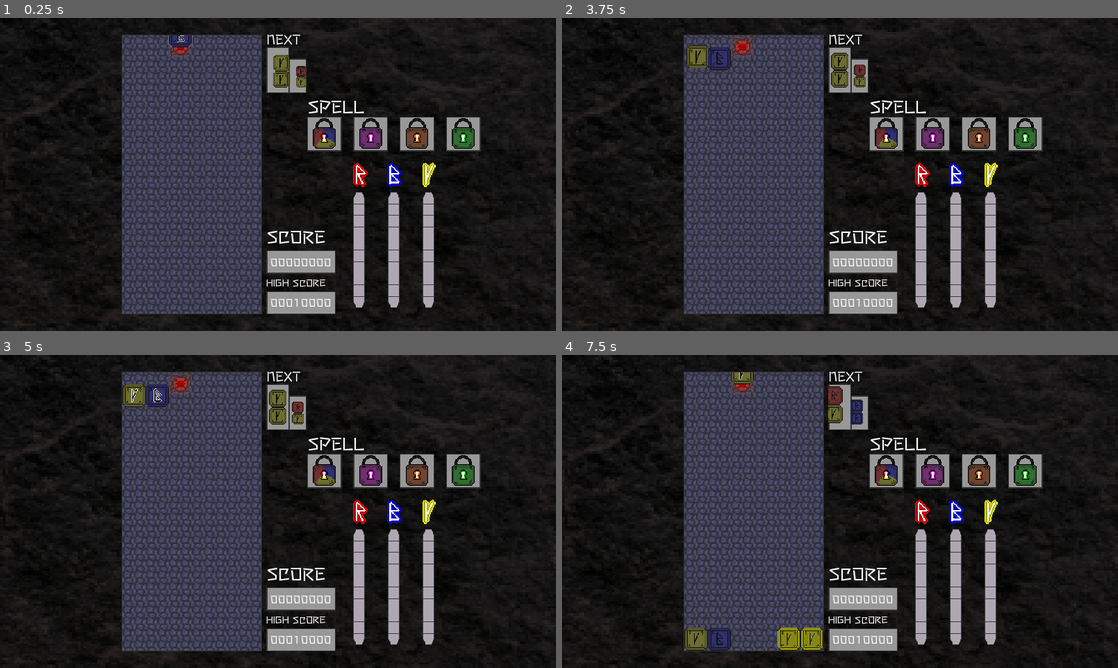
Above: before the commit, frames 1-4 (two rows, left to right).
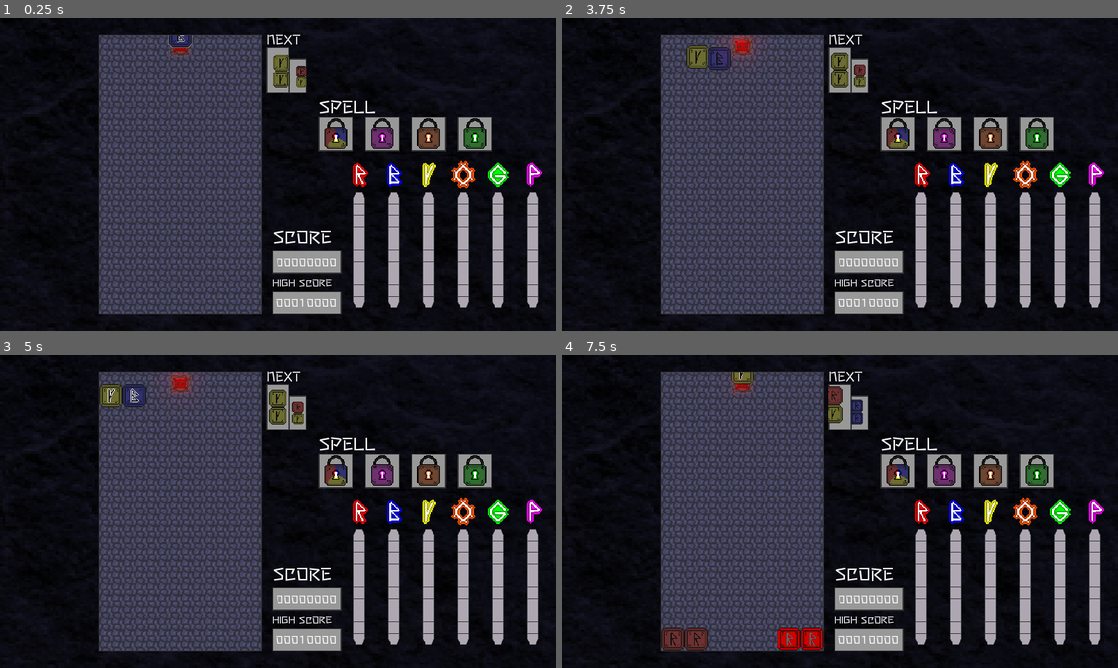
Above: after the commit, the same moments.

Repository: dreamblader/rune_ruckus
Game: Godot game, scene res://game_scene.tscn
Two runs of this game, one before a commit and one after it. Both use one fixed random seed, a clock stepped at 60 frames per second and the inputs below.
Inputs:
- Up to frame 1 (0.25 s): no input
- Up to frame 2 (3.75 s): tap Enter (ui_accept) at 0.5, 0.77, 1.25, 1.52, 2, 3.02 s; hold Right (ui_right) 0.53-1.28 s; hold S (drop) 0.53-1.28 s; hold Down (ui_down) 1.28-2.03 s; tap A (rotate_l) at 1.35 s; hold D (rotate_r) 2.03-2.78 s; hold Right (ui_right) 2.03-3.53 s; tap S (drop) at 2.85 s; hold Left (ui_left) from 3.53 s (still down); hold A (rotate_l) from 3.53 s (still down)
- Up to frame 3 (5 s): keep holding Left (ui_left); tap Enter (ui_accept) at 3.77, 4.52 s; release A (rotate_l) at 4.28 s; tap D (rotate_r) at 4.35 s
- Up to frame 4 (7.5 s): release Left (ui_left) at 5.03 s; hold Down (ui_down) 5.03-5.78 s; hold S (drop) 5.03-5.78 s; hold Right (ui_right) from 5.78 s (still down); tap A (rotate_l) at 5.85 s; tap Enter (ui_accept) at 6.02, 6.77 s; hold D (rotate_r) 6.53-7.28 s; tap S (drop) at 7.35 s

The runs differ from the first frame. In frame 1, 11% of the frame differs, in the area x 17-98%, y 5-95%; in frame 2, 11%; in frame 3, 12%; in frame 4, 12%.

Commit message:
added death shader added death tile and scripts added extra column in the game added light in the orbs

Diff:
--- a/game_scene.tscn
+++ b/game_scene.tscn
@@ -1,10 +1,11 @@
-[gd_scene load_steps=8 format=2]
+[gd_scene load_steps=10 format=2]
 
 [ext_resource path="res://main/board.tscn" type="PackedScene" id=1]
 [ext_resource path="res://ui/data_content_scene.tscn" type="PackedScene" id=2]
 [ext_resource path="res://game_script.gd" type="Script" id=3]
 [ext_resource path="res://misc/backgrounds/wall.jpg" type="Texture" id=4]
 [ext_resource path="res://misc/orb/orb_scene.tscn" type="PackedScene" id=5]
+[ext_resource path="res://misc/backgrounds/death_shader.tres" type="Shader" id=7]
 
 [sub_resource type="Environment" id=1]
 background_mode = 4
@@ -19,6 +20,10 @@
 border_width_bottom = 3
 border_color = Color( 0.2, 0.2, 0.2, 1 )
 
+[sub_resource type="ShaderMaterial" id=3]
+shader = ExtResource( 7 )
+shader_param/enabled = false
+
 [node name="Game" type="Control"]
 pause_mode = 2
 anchor_right = 1.0
@@ -30,7 +35,7 @@
 environment = SubResource( 1 )
 
 [node name="Background" type="TextureRect" parent="."]
-modulate = Color( 0.305882, 0.286275, 0.286275, 1 )
+modulate = Color( 0.1512, 0.1512, 0.27, 1 )
 anchor_right = 1.0
 anchor_bottom = 1.0
 texture = ExtResource( 4 )
@@ -42,22 +47,22 @@
 custom_constants/separation = 0
 
 [node name="LeftPadding" type="MarginContainer" parent="Content"]
-margin_right = 420.0
+margin_right = 340.0
 margin_bottom = 1080.0
-rect_min_size = Vector2( 420, 0 )
+rect_min_size = Vector2( 340, 0 )
 custom_constants/margin_right = 0
 custom_constants/margin_top = 0
 custom_constants/margin_left = 0
 custom_constants/margin_bottom = 0
 
 [node name="MidContainer" type="MarginContainer" parent="Content"]
-margin_left = 420.0
+margin_left = 340.0
 margin_right = 900.0
 margin_bottom = 1080.0
-rect_min_size = Vector2( 480, 0 )
+rect_min_size = Vector2( 560, 0 )
 
 [node name="Control" type="Control" parent="Content/MidContainer"]
-margin_right = 480.0
+margin_right = 560.0
 margin_bottom = 1080.0
 
 [node name="ViewPortBorder" type="PanelContainer" parent="Content/MidContainer/Control"]
@@ -67,14 +72,15 @@
 custom_styles/panel = SubResource( 2 )
 
 [node name="ViewportContainer" type="ViewportContainer" parent="Content/MidContainer/Control/ViewPortBorder"]
+material = SubResource( 3 )
 margin_left = 3.0
 margin_top = 3.0
-margin_right = 483.0
+margin_right = 563.0
 margin_bottom = 963.0
-rect_min_size = Vector2( 480, 960 )
+rect_min_size = Vector2( 560, 960 )
 
 [node name="Viewport" type="Viewport" parent="Content/MidContainer/Control/ViewPortBorder/ViewportContainer"]
-size = Vector2( 480, 960 )
+size = Vector2( 560, 960 )
 handle_input_locally = false
 render_target_update_mode = 3
 
@@ -91,6 +97,7 @@
 custom_constants/margin_bottom = 0
 
 [node name="DataContent" parent="Content/RightContainer" instance=ExtResource( 2 )]
+margin_right = 1020.0
 
 [connection signal="emit_chain" from="Content/MidContainer/Control/ViewPortBorder/ViewportContainer/Viewport/Board" to="." method="_on_Board_emit_chain"]
 [connection signal="emit_orb" from="Content/MidContainer/Control/ViewPortBorder/ViewportContainer/Viewport/Board" to="." method="_on_Board_emit_orb"]
--- a/main/board.tscn
+++ b/main/board.tscn
@@ -1,10 +1,11 @@
-[gd_scene load_steps=8 format=2]
+[gd_scene load_steps=9 format=2]
 
 [ext_resource path="res://misc/backgrounds/board_backdrop.png" type="Texture" id=1]
 [ext_resource path="res://main/board_script.gd" type="Script" id=2]
 [ext_resource path="res://main/player.tscn" type="PackedScene" id=3]
 [ext_resource path="res://main/death_tile.tscn" type="PackedScene" id=4]
 [ext_resource path="res://runes/rune_scene.tscn" type="PackedScene" id=5]
+[ext_resource path="res://misc/backgrounds/dead_scene.tscn" type="PackedScene" id=6]
 
 [sub_resource type="RectangleShape2D" id=2]
 extents = Vector2( 40, 600 )
@@ -18,14 +19,14 @@
 rune_scene = ExtResource( 5 )
 
 [node name="Background" type="TextureRect" parent="."]
-margin_right = 240.0
+margin_right = 280.0
 margin_bottom = 480.0
 rect_scale = Vector2( 2, 2 )
 texture = ExtResource( 1 )
 stretch_mode = 2
 
 [node name="DeathTile" parent="." instance=ExtResource( 4 )]
-position = Vector2( 200, 40 )
+position = Vector2( 280, 40 )
 
 [node name="WallLeft" type="StaticBody2D" parent="."]
 position = Vector2( -80, 0 )
@@ -44,7 +45,7 @@
 color = Color( 0, 0, 0, 1 )
 
 [node name="Floor" type="StaticBody2D" parent="."]
-position = Vector2( 240, 960 )
+position = Vector2( 280, 960 )
 __meta__ = {
 "_edit_group_": true
 }
@@ -58,13 +59,13 @@
 anchor_top = 0.5
 anchor_right = 0.5
 anchor_bottom = 0.5
-margin_left = -240.0
-margin_right = 240.0
+margin_left = -280.0
+margin_right = 280.0
 margin_bottom = 130.0
 color = Color( 0, 0, 0, 1 )
 
 [node name="WallRigth" type="StaticBody2D" parent="."]
-position = Vector2( 480, 0 )
+position = Vector2( 560, 0 )
 __meta__ = {
 "_edit_group_": true
 }
@@ -80,6 +81,15 @@
 
 [node name="Player" parent="." instance=ExtResource( 3 )]
 pause_mode = 1
-position = Vector2( 160, -40 )
+position = Vector2( 240, -40 )
+
+[node name="Death" type="Node2D" parent="."]
+visible = false
+position = Vector2( 280, 40 )
+__meta__ = {
+"_edit_group_": true
+}
+
+[node name="Death" parent="Death" instance=ExtResource( 6 )]
 
 [connection signal="place_runes" from="Player" to="." method="_on_Player_place_runes"]
--- a/main/board_script.gd
+++ b/main/board_script.gd
@@ -23,12 +23,14 @@
 export (PackedScene) var rune_scene
 
 onready var player = $Player
+onready var death_tile = $DeathTile
 
 signal emit_orb(at_position)
 signal emit_preview_runes(preview_runes)
 signal emit_score(value)
 signal emit_chain(value)
 signal submit_score()
+signal game_over()
 
 
 func _input(event: InputEvent) -> void:
@@ -57,8 +59,15 @@
 
 
 func spawn_player() -> void:
-	player.respawn(next_runes.pop_front(), next_runes.pop_front())
-	generate_runes()
+	if death_tile.did_u_died():
+		game_over()
+	else:
+		player.respawn(next_runes.pop_front(), next_runes.pop_front())
+		generate_runes()
+
+
+func game_over() -> void:
+	next_runes.clear()
 
 
 func solve(chain_count_start:int) -> void:
--- a/main/death_tile.tscn
+++ b/main/death_tile.tscn
@@ -1,13 +1,41 @@
-[gd_scene load_steps=2 format=2]
+[gd_scene load_steps=6 format=2]
 
 [ext_resource path="res://misc/backgrounds/death_tile.png" type="Texture" id=1]
+[ext_resource path="res://main/death_tile_script.gd" type="Script" id=2]
+
+[sub_resource type="Curve" id=2]
+_data = [ Vector2( 0, 1 ), 0.0, 0.0, 0, 0, Vector2( 1, 0.480682 ), -1.61818, 0.0, 0, 0 ]
+
+[sub_resource type="CurveTexture" id=3]
+curve = SubResource( 2 )
+
+[sub_resource type="ParticlesMaterial" id=1]
+lifetime_randomness = 1.0
+emission_shape = 2
+emission_box_extents = Vector3( 10, 10, 1 )
+flag_disable_z = true
+direction = Vector3( 0, 1, 0 )
+gravity = Vector3( 0, -30, 0 )
+orbit_velocity = 0.0
+orbit_velocity_random = 0.0
+scale = 2.0
+scale_random = 1.0
+scale_curve = SubResource( 3 )
+color = Color( 3, 0, 0, 1 )
 
 [node name="DeathTile" type="Node2D"]
 scale = Vector2( 2, 2 )
+script = ExtResource( 2 )
 
 [node name="Sprite" type="Sprite" parent="."]
 texture = ExtResource( 1 )
 
 [node name="Detector" type="RayCast2D" parent="."]
 position = Vector2( 0, -20 )
-cast_to = Vector2( 0, 40 )
+cast_to = Vector2( 0, 20 )
+
+[node name="Particles2D" type="Particles2D" parent="."]
+position = Vector2( 0, -7.5 )
+amount = 20
+speed_scale = 5.0
+process_material = SubResource( 1 )
--- /dev/null
+++ b/main/death_tile_script.gd
@@ -0,0 +1,19 @@
+extends Node2D
+
+onready var detector:RayCast2D = $Detector
+onready var sprite:Sprite = $Sprite
+
+
+# Called when the node enters the scene tree for the first time.
+func _ready() -> void:
+	pass
+
+
+func did_u_died() -> bool:
+	detector.force_raycast_update()
+	var object = detector.get_collider()
+	return is_rune(object)
+
+
+func is_rune(body) -> bool:
+	return body != null && body.get_class() == "Rune"
--- a/main/player_script.gd
+++ b/main/player_script.gd
@@ -179,7 +179,7 @@
 func respawn(pivot_rune_color: int, side_rune_color: int) -> void:
 	kill_holding(last_input_flag)
 	visible = true
-	position = Vector2(160,-40)
+	position = Vector2(240,-40)
 	reset_rotation()
 	pivot_rune.color = pivot_rune_color
 	side_rune.color = side_rune_color
--- /dev/null
+++ b/misc/backgrounds/dead_scene.tscn
@@ -0,0 +1,128 @@
+[gd_scene load_steps=15 format=2]
+
+[ext_resource path="res://misc/orb/orb.png" type="Texture" id=1]
+[ext_resource path="res://ui/symbols/death_symbol.png" type="Texture" id=2]
+
+[sub_resource type="Curve" id=1]
+_data = [ Vector2( 0, 1 ), 0.0, 0.0, 0, 0, Vector2( 1, 0 ), 0.0, 0.0, 0, 0 ]
+
+[sub_resource type="CurveTexture" id=2]
+curve = SubResource( 1 )
+
+[sub_resource type="ParticlesMaterial" id=3]
+emission_shape = 1
+emission_sphere_radius = 30.0
+flag_disable_z = true
+direction = Vector3( 0, -1, 0 )
+spread = 15.0
+gravity = Vector3( 0, 0, 0 )
+initial_velocity = 59.41
+orbit_velocity = 0.0
+orbit_velocity_random = 0.0
+scale = 0.15
+scale_curve = SubResource( 2 )
+color = Color( 0, 0, 0, 1 )
+
+[sub_resource type="Animation" id=4]
+length = 0.001
+tracks/0/type = "value"
+tracks/0/path = NodePath(".:position")
+tracks/0/interp = 1
+tracks/0/loop_wrap = true
+tracks/0/imported = false
+tracks/0/enabled = true
+tracks/0/keys = {
+"times": PoolRealArray( 0 ),
+"transitions": PoolRealArray( 1 ),
+"update": 0,
+"values": [ Vector2( 0, 0 ) ]
+}
+
+[sub_resource type="Animation" id=5]
+resource_name = "float"
+length = 4.0
+loop = true
+tracks/0/type = "value"
+tracks/0/path = NodePath(".:position")
+tracks/0/interp = 1
+tracks/0/loop_wrap = true
+tracks/0/imported = false
+tracks/0/enabled = true
+tracks/0/keys = {
+"times": PoolRealArray( 0, 0.5, 1, 1.5, 2, 2.5, 3, 3.5, 4 ),
+"transitions": PoolRealArray( 1, 1, 1, 1, 1, 1, 1, 1, 1 ),
+"update": 0,
+"values": [ Vector2( 0, -20 ), Vector2( 20, -20 ), Vector2( 0, 0 ), Vector2( -20, 20 ), Vector2( 0, 20 ), Vector2( 20, 20 ), Vector2( 0, 0 ), Vector2( -20, -20 ), Vector2( 0, -20 ) ]
+}
+
+[sub_resource type="Animation" id=6]
+resource_name = "hover"
+length = 4.0
+loop = true
+tracks/0/type = "value"
+tracks/0/path = NodePath(".:position")
+tracks/0/interp = 1
+tracks/0/loop_wrap = true
+tracks/0/imported = false
+tracks/0/enabled = true
+tracks/0/keys = {
+"times": PoolRealArray( 0, 1, 2, 3, 4 ),
+"transitions": PoolRealArray( 1, 1, 1, 1, 1 ),
+"update": 0,
+"values": [ Vector2( 0, 0 ), Vector2( 0, -5 ), Vector2( 0, 0 ), Vector2( 0, 5 ), Vector2( 0, 0 ) ]
+}
+
+[sub_resource type="AnimationNodeAnimation" id=7]
+animation = "hover"
+
+[sub_resource type="AnimationNodeAnimation" id=8]
+animation = "float"
+
+[sub_resource type="AnimationNodeBlend2" id=9]
+
+[sub_resource type="AnimationNodeTimeScale" id=10]
+
+[sub_resource type="AnimationNodeTimeScale" id=11]
+
+[sub_resource type="AnimationNodeBlendTree" id=12]
+graph_offset = Vector2( -452.148, 57.245 )
+nodes/Animation/node = SubResource( 8 )
+nodes/Animation/position = Vector2( -140, 80 )
+"nodes/Animation 2/node" = SubResource( 7 )
+"nodes/Animation 2/position" = Vector2( -160, 240 )
+nodes/Blend2/node = SubResource( 9 )
+nodes/Blend2/position = Vector2( 280, 100 )
+nodes/TimeScale/node = SubResource( 11 )
+nodes/TimeScale/position = Vector2( 80, 100 )
+"nodes/TimeScale 2/node" = SubResource( 10 )
+"nodes/TimeScale 2/position" = Vector2( 80, 260 )
+nodes/output/position = Vector2( 460, 160 )
+node_connections = [ "Blend2", 0, "TimeScale", "Blend2", 1, "TimeScale 2", "TimeScale 2", 0, "Animation 2", "TimeScale", 0, "Animation", "output", 0, "Blend2" ]
+
+[node name="Death" type="Node2D"]
+__meta__ = {
+"_edit_group_": true
+}
+
+[node name="Particles2D" type="Particles2D" parent="."]
+amount = 30
+lifetime = 2.0
+process_material = SubResource( 3 )
+texture = ExtResource( 1 )
+
+[node name="DeathSymbol" type="Sprite" parent="."]
+scale = Vector2( 2, 2 )
+texture = ExtResource( 2 )
+
+[node name="AnimationPlayer" type="AnimationPlayer" parent="."]
+anims/RESET = SubResource( 4 )
+anims/float = SubResource( 5 )
+anims/hover = SubResource( 6 )
+
+[node name="AnimationTree" type="AnimationTree" parent="."]
+tree_root = SubResource( 12 )
+anim_player = NodePath("../AnimationPlayer")
+active = true
+parameters/Blend2/blend_amount = 0.5
+parameters/TimeScale/scale = 0.5
+"parameters/TimeScale 2/scale" = 10.0
--- /dev/null
+++ b/misc/backgrounds/death_shader.tres
@@ -0,0 +1,25 @@
+[gd_resource type="Shader" format=2]
+
+[resource]
+code = "shader_type canvas_item;
+
+uniform bool enabled = false;
+
+void fragment(){
+	vec4 old_color = texture(TEXTURE, UV);
+	vec4 background_color = vec4(0.3,0.3,0.3,1);
+
+	if(enabled){
+		if(length(old_color) > 1.15) {
+			old_color.a = 0.0;
+			COLOR = old_color;
+		}
+		else if(distance(background_color, old_color) < 0.15){
+			COLOR = vec4(0,0,0,1);
+		} else {
+			COLOR = vec4(1,1,1,1);
+		}
+	} else {
+		COLOR = old_color;
+	}
+}"
--- a/misc/orb/orb_scene.tscn
+++ b/misc/orb/orb_scene.tscn
@@ -7,7 +7,7 @@
 [sub_resource type="ShaderMaterial" id=3]
 resource_local_to_scene = true
 shader = ExtResource( 3 )
-shader_param/recolor = Color( 1, 0, 0, 1 )
+shader_param/recolor = Color( 1, 1, 1, 1 )
 
 [sub_resource type="Animation" id=1]
 length = 0.001
@@ -46,6 +46,7 @@
 script = ExtResource( 2 )
 
 [node name="OrbSprite" type="Sprite" parent="."]
+show_behind_parent = true
 material = SubResource( 3 )
 texture = ExtResource( 1 )
 
--- a/misc/orb/orb_script.gd
+++ b/misc/orb/orb_script.gd
@@ -5,7 +5,11 @@
 
 var color:int = -1
 
-# Called when the node enters the scene tree for the first time.
+
+func _draw() -> void:
+	draw_circle(Vector2(), 3.0, get_color()+Color(1,1,1))
+
+
 func _ready() -> void:
 	animation.play("orb_wiggle")
 	set_color()
@@ -13,12 +17,16 @@
 
 func set_color() -> void:
 	var my_material = sprite.material as ShaderMaterial
-	var recolor = Color(1,1,1)
+	var recolor = 	my_material.set_shader_param("recolor", get_color())
+
+
+func get_color() -> Color:
 	match color:
 		Rune.COLOR.RED:
-			recolor = Color(1,0,0)
+			return Color(1,0,0)
 		Rune.COLOR.YELLOW:
-			recolor = Color(1,1,0)
+			return Color(1,1,0)
 		Rune.COLOR.BLUE:
-			recolor = Color(0,0,1)
-	my_material.set_shader_param("recolor", recolor)
+			return Color(0,0,1)
+		_:
+			return Color(1,1,1)
--- a/runes/rune_script.gd
+++ b/runes/rune_script.gd
@@ -13,7 +13,7 @@
 export (SpriteFrames) var purple_rune
 export (SpriteFrames) var orange_rune
 
-export (COLOR) var color = COLOR.RED setget set_color
+export (COLOR) var color = COLOR.RED #setget set_color
 
 var chains: Array = [[],[]]
 
--- a/ui/data_content_scene.tscn
+++ b/ui/data_content_scene.tscn
@@ -20,14 +20,14 @@
 font_data = ExtResource( 5 )
 
 [node name="DataContent" type="Control"]
-margin_right = 1020.0
+margin_right = 940.0
 margin_bottom = 1080.0
 rect_min_size = Vector2( 1020, 1080 )
 script = ExtResource( 2 )
 
 [node name="ColorRect" type="ColorRect" parent="."]
-margin_right = 1020.0
-margin_bottom = 1080.0
+anchor_right = 1.0
+anchor_bottom = 1.0
 color = Color( 0, 0, 0, 0.0980392 )
 
 [node name="Label2" type="Label" parent="."]
@@ -51,6 +51,7 @@
 anchor_top = 0.0
 anchor_bottom = 0.0
 margin_top = 0.0
+margin_right = 120.0
 margin_bottom = 600.0
 rect_scale = Vector2( 1, 1 )
 
@@ -75,7 +76,6 @@
 my_color = 1
 
 [node name="OrangeProgress" parent="BarContainer" instance=ExtResource( 1 )]
-visible = false
 anchor_top = 0.0
 anchor_bottom = 0.0
 margin_left = 360.0
@@ -86,7 +86,6 @@
 my_color = 5
 
 [node name="GreenProgress" parent="BarContainer" instance=ExtResource( 1 )]
-visible = false
 anchor_top = 0.0
 anchor_bottom = 0.0
 margin_left = 480.0
@@ -97,7 +96,6 @@
 my_color = 3
 
 [node name="PurpleProgress" parent="BarContainer" instance=ExtResource( 1 )]
-visible = false
 anchor_top = 0.0
 anchor_bottom = 0.0
 margin_left = 600.0
@@ -108,17 +106,17 @@
 my_color = 4
 
 [node name="Label" type="Label" parent="."]
-margin_left = 160.0
+margin_left = 200.0
 margin_top = 260.0
-margin_right = 400.0
+margin_right = 440.0
 margin_bottom = 348.0
 custom_fonts/font = SubResource( 1 )
 text = "SPELL"
 
 [node name="SpeelContainer" type="HBoxContainer" parent="."]
-margin_left = 160.0
+margin_left = 200.0
 margin_top = 340.0
-margin_right = 880.0
+margin_right = 920.0
 margin_bottom = 460.0
 custom_constants/separation = 40
 
@@ -145,9 +143,9 @@
 my_lock = 2
 
 [node name="ScoreContainer" type="VBoxContainer" parent="."]
-margin_left = 20.0
+margin_left = 40.0
 margin_top = 710.0
-margin_right = 260.0
+margin_right = 280.0
 margin_bottom = 1022.0
 
 [node name="Label" type="Label" parent="ScoreContainer"]
--- a/ui/data_script.gd
+++ b/ui/data_script.gd
@@ -54,11 +54,11 @@
 func unlock_color_bar(color_index:int) -> void:
 	match color_index:
 		Rune.COLOR.GREEN:
-			green_progress.visible = true
+			green_progress.appear()
 		Rune.COLOR.PURPLE:
-			purple_progress.visible = true
+			purple_progress.appear()
 		Rune.COLOR.ORANGE:
-			orange_progress.visible = true
+			orange_progress.appear()
 
 
 func set_preview(next_preview_runes_color:Array) -> void:
--- a/ui/progress_bar/progress_bar_scene.tscn
+++ b/ui/progress_bar/progress_bar_scene.tscn
@@ -15,9 +15,9 @@
 anchor_top = 0.5
 anchor_bottom = 0.5
 margin_top = -540.0
-margin_right = 120.0
-margin_bottom = -140.0
-rect_min_size = Vector2( 120, 400 )
+margin_right = 100.0
+margin_bottom = 10.0
+rect_min_size = Vector2( 120, 550 )
 rect_scale = Vector2( 2, 2 )
 script = ExtResource( 4 )
 red_symbol = ExtResource( 5 )
--- a/ui/progress_bar/progress_bar_script.gd
+++ b/ui/progress_bar/progress_bar_script.gd
@@ -67,6 +67,11 @@
 	create_tween().tween_property(symbol, "modulate", Color(1.0, 1.0, 1.0), glow_time).set_trans(Tween.TRANS_LINEAR)
 
 
+func appear() -> void:
+	#TODO: Call tween to animate it appearing
+	visible = true
+
+
 func get_glow_color() -> Color:
 		match my_color:
 			Rune.COLOR.RED:
Binary file changed: death_tile.ase
Binary file changed: misc/backgrounds/death_tile.png
Binary file added: ui/symbols/death_symbol.png
Not shown, added: ui/symbols/death_symbol.png.import
